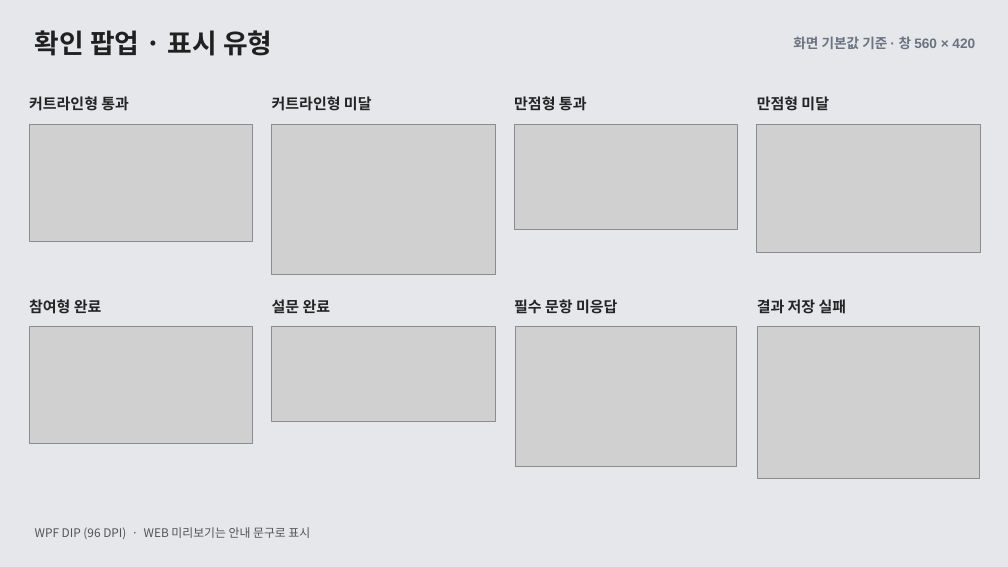
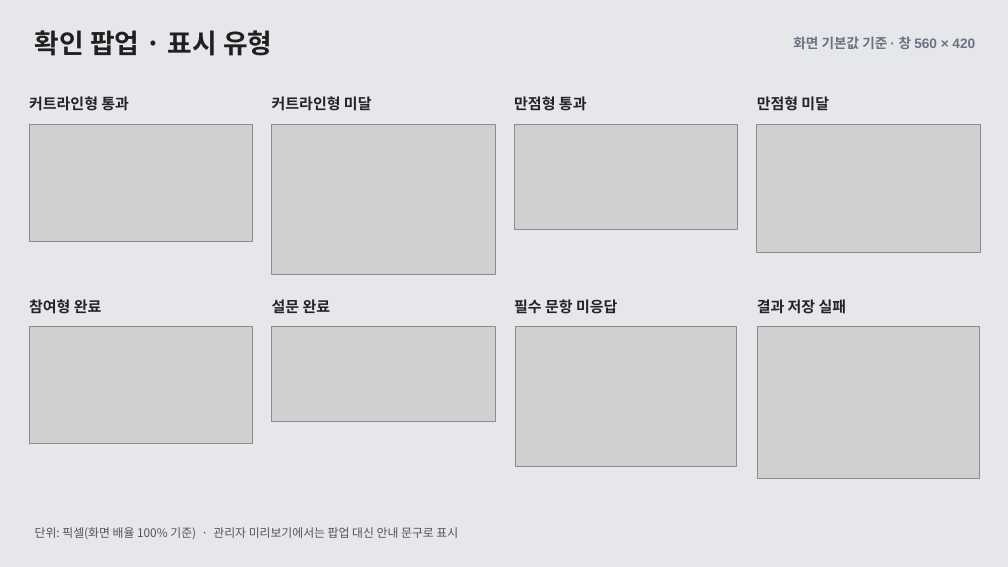
Before and after one commit to ok-sy/WPF_WindowsPopupWithC_proto, a slide deck: slide 11 of docs/design/61_popup_layout_guide/공통 팝업 UI 가이드 · WEB과 WPF (화면 기본값).pptx. Drawn at 1008x567 pixels with LibreOffice and Linux fonts; fonts in the diff are those of the drawing; grey boxes stand for pictures. Boxes give left, top, right and bottom in pixels: in the first picture for what was removed or moved away, otherwise in the second. Text is boxed around its words. In the diff, an @@ line names an element or a change of style, - is before the commit and + after.

```diff
--- a/docs/design/61_popup_layout_guide/공통 팝업 UI 가이드 · WEB과 WPF (화면 기본값).pptx
+++ b/docs/design/61_popup_layout_guide/공통 팝업 UI 가이드 · WEB과 WPF (화면 기본값).pptx
@@ text at [35,527,458,539]: text changed @@
-WPF DIP (96 DPI) · WEB 미리보기는 안내 문구로 표시
+단위: 픽셀(화면 배율 100% 기준) · 관리자 미리보기에서는 팝업 대신 안내 문구로 표시
```
Also in this commit, not shown: 10 other slides changed, 3 other files.
